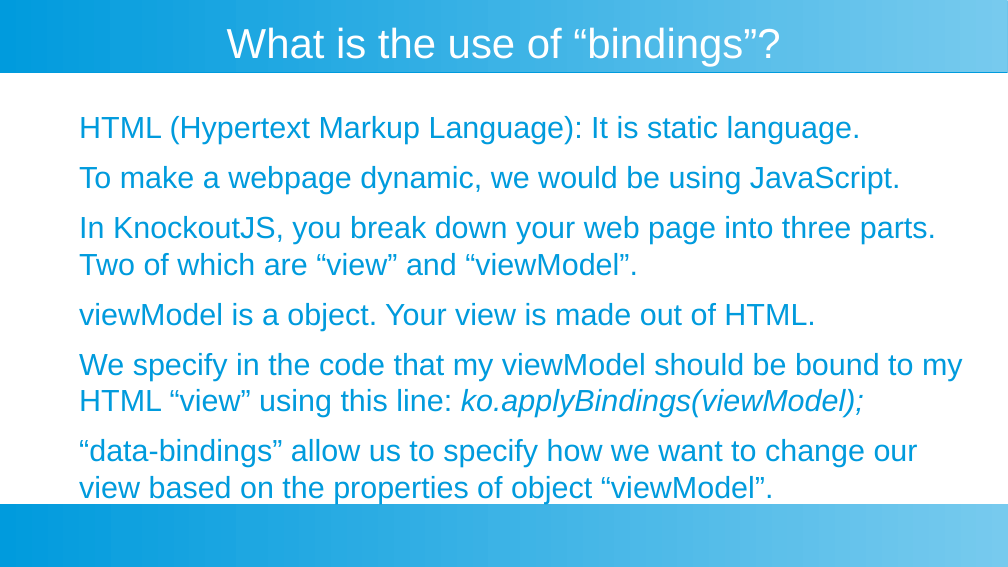
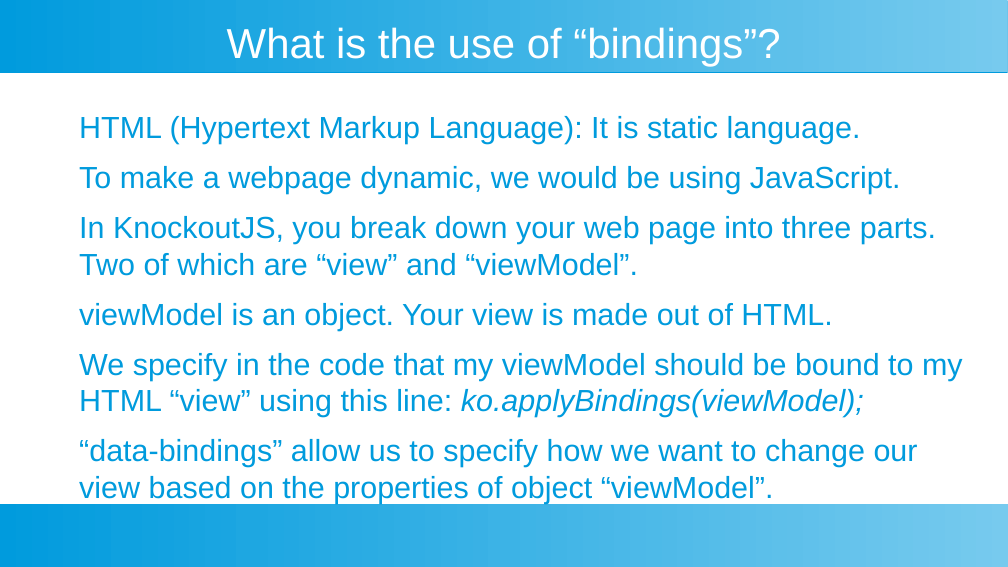
Before and after one commit to ashishjain1547/public_lessons_in_javascript, a slide deck: slide 4 of 5_Introduction to KnockoutJS/KnockoutJS.odp (slide 3 before the commit). Drawn at 1008x567 pixels with LibreOffice and Linux fonts; fonts in the diff are those of the drawing. Boxes give left, top, right and bottom in pixels: in the first picture for what was removed or moved away, otherwise in the second. Text is boxed around its words. In the diff, an @@ line names an element or a change of style, - is before the commit and + after.

```diff
--- a/5_Introduction to KnockoutJS/KnockoutJS.odp
+++ b/5_Introduction to KnockoutJS/KnockoutJS.odp
@@ text at box(79, 303, 832, 331): text changed @@
-viewModel is a object. Your view is made out of HTML.
+viewModel is an object. Your view is made out of HTML.
```
Also in this commit, not shown: 1 other slide changed, 3 slides added, 1 other file.
